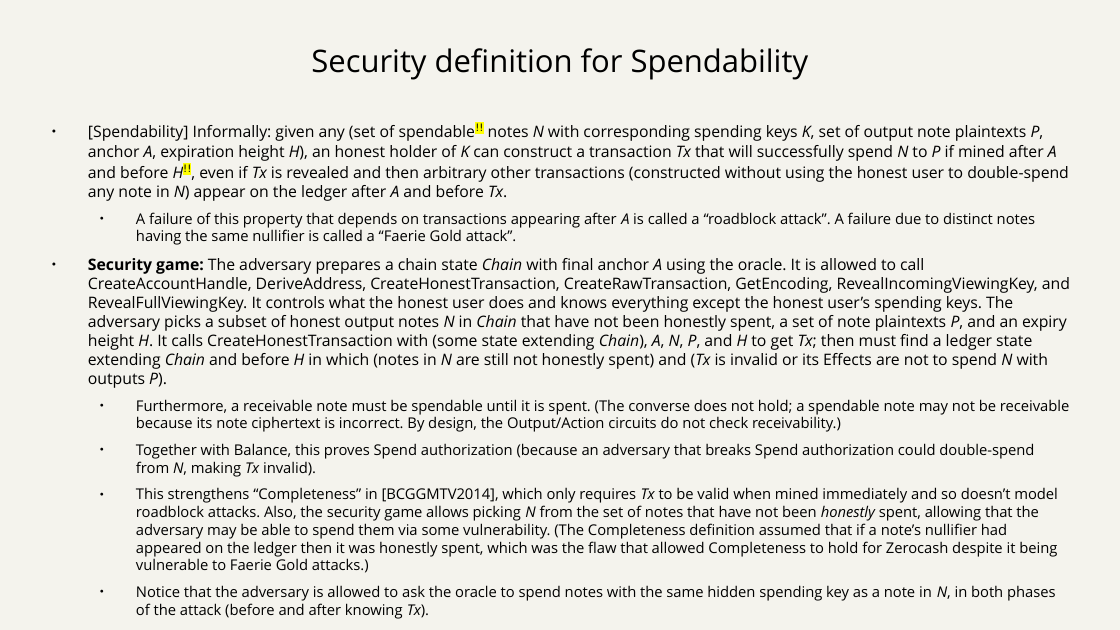
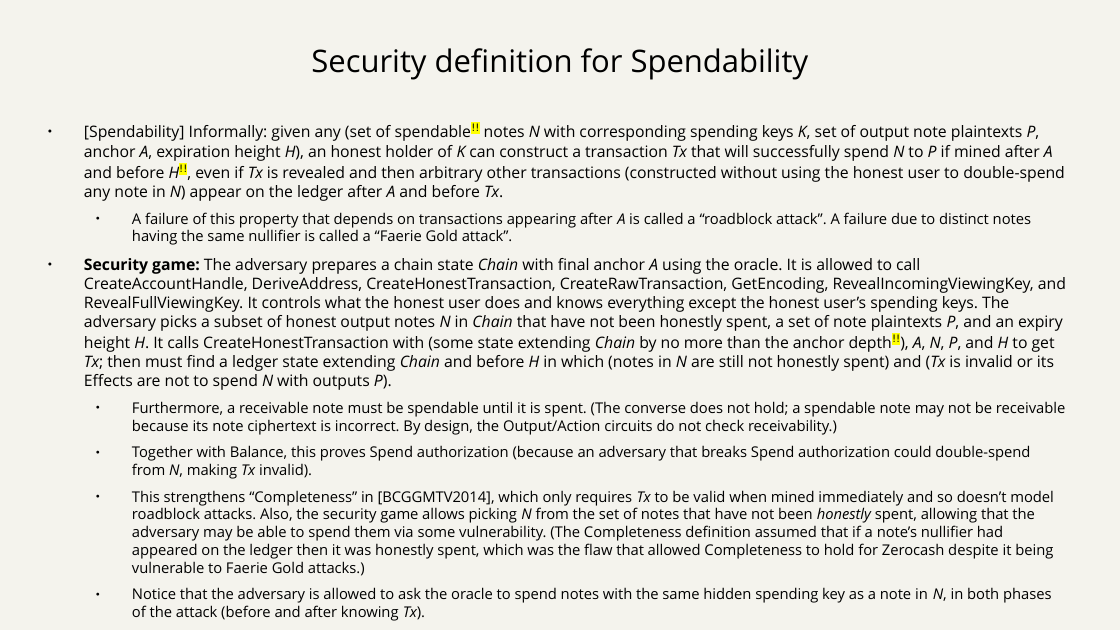
Before and after one commit to daira/zcash-security, a slide deck: slide 24 of zcash-security.odp. Drawn at 1120x630 pixels with LibreOffice and Linux fonts; fonts in the diff are those of the drawing. Boxes give left, top, right and bottom in pixels: in the first picture for what was removed or moved away, otherwise in the second. Text is boxed around its words. In the diff, an @@ line names an element or a change of style, - is before the commit and + after.

```diff
--- a/zcash-security.odp
+++ b/zcash-security.odp
@@ text at bbox=[84, 258, 1066, 390]: text changed @@
-● Security game: The adversary prepares a chain state Chain with final anchor A using the oracle. It is allowed to call CreateAccountHandle, DeriveAddress, CreateHonestTransaction, CreateRawTransaction, GetEncoding, RevealIncomingViewingKey, and RevealFullViewingKey. It controls what the honest user does and knows everything except the honest user’s spending keys. The adversary picks a subset of honest output notes N in Chain that have not been honestly spent, a set of note plaintexts P, and an expiry height H. It calls CreateHonestTransaction with (some state extending Chain), A, N, P, and H to get Tx; then must find a ledger state extending Chain and before H in which (notes in N are still not honestly spent) and (Tx is invalid or its Effects are not to spend N with outputs P).
+● Security game: The adversary prepares a chain state Chain with final anchor A using the oracle. It is allowed to call CreateAccountHandle, DeriveAddress, CreateHonestTransaction, CreateRawTransaction, GetEncoding, RevealIncomingViewingKey, and RevealFullViewingKey. It controls what the honest user does and knows everything except the honest user’s spending keys. The adversary picks a subset of honest output notes N in Chain that have not been honestly spent, a set of note plaintexts P, and an expiry height H. It calls CreateHonestTransaction with (some state extending Chain by no more than the anchor depth!!), A, N, P, and H to get Tx; then must find a ledger state extending Chain and before H in which (notes in N are still not honestly spent) and (Tx is invalid or its Effects are not to spend N with outputs P).
```
Also in this commit, not shown: 1 other file.
